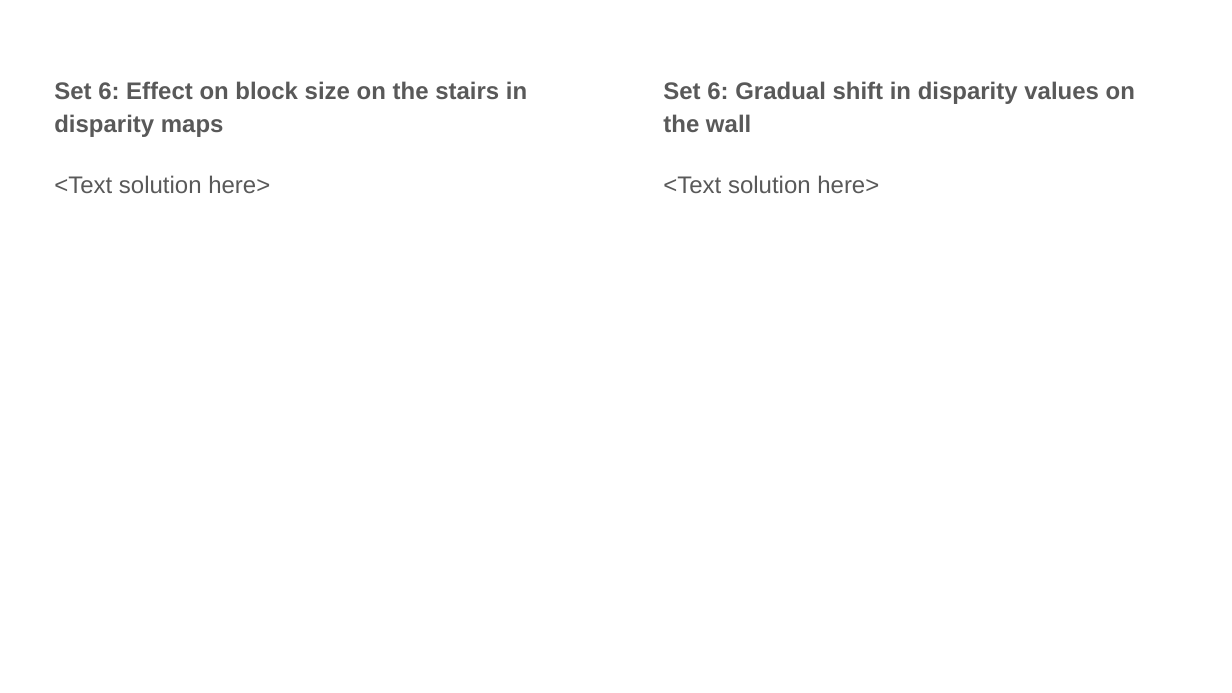
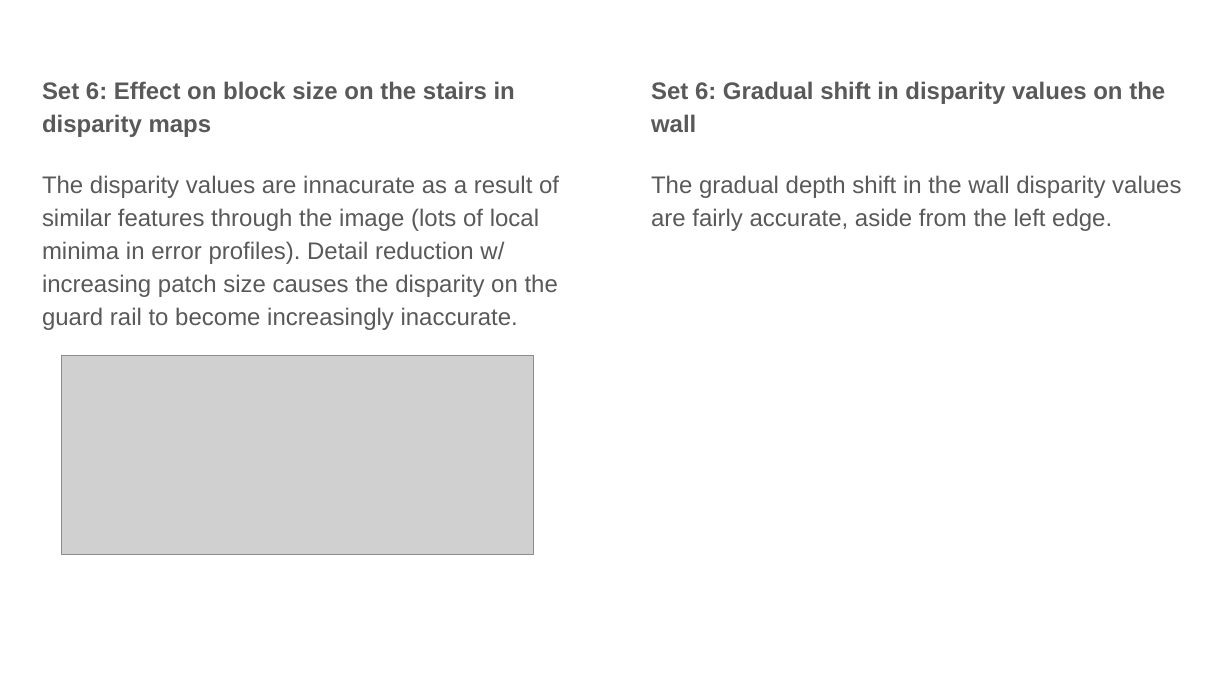
Before and after one commit to CasuallyAlive/Computer_Vision_Projects, a slide deck: slide 8 of src/proj5_6320/proj5_template.pptx. Drawn at 1232x693 pixels with LibreOffice and Linux fonts; fonts in the diff are those of the drawing; grey boxes stand for pictures. Boxes give left, top, right and bottom in pixels: in the first picture for what was removed or moved away, otherwise in the second. Text is boxed around its words. In the diff, an @@ line names an element or a change of style, - is before the commit and + after.

```diff
--- a/src/proj5_6320/proj5_template.pptx
+++ b/src/proj5_6320/proj5_template.pptx
@@ text at (42, 175, 559, 330): text changed @@
-<Text solution here>
+The disparity values are innacurate as a result of similar features through the image (lots of local minima in error profiles). Detail reduction w/ increasing patch size causes the disparity on the guard rail to become increasingly inaccurate.
@@ text at (651, 175, 1181, 231): text changed @@
-<Text solution here>
+The gradual depth shift in the wall disparity values are fairly accurate, aside from the left edge.
@@ picture added at (62, 356, 533, 554) @@
```
Also in this commit, not shown: 9 other slides changed, 1 slide added, 1 slide removed, 9 other files.
